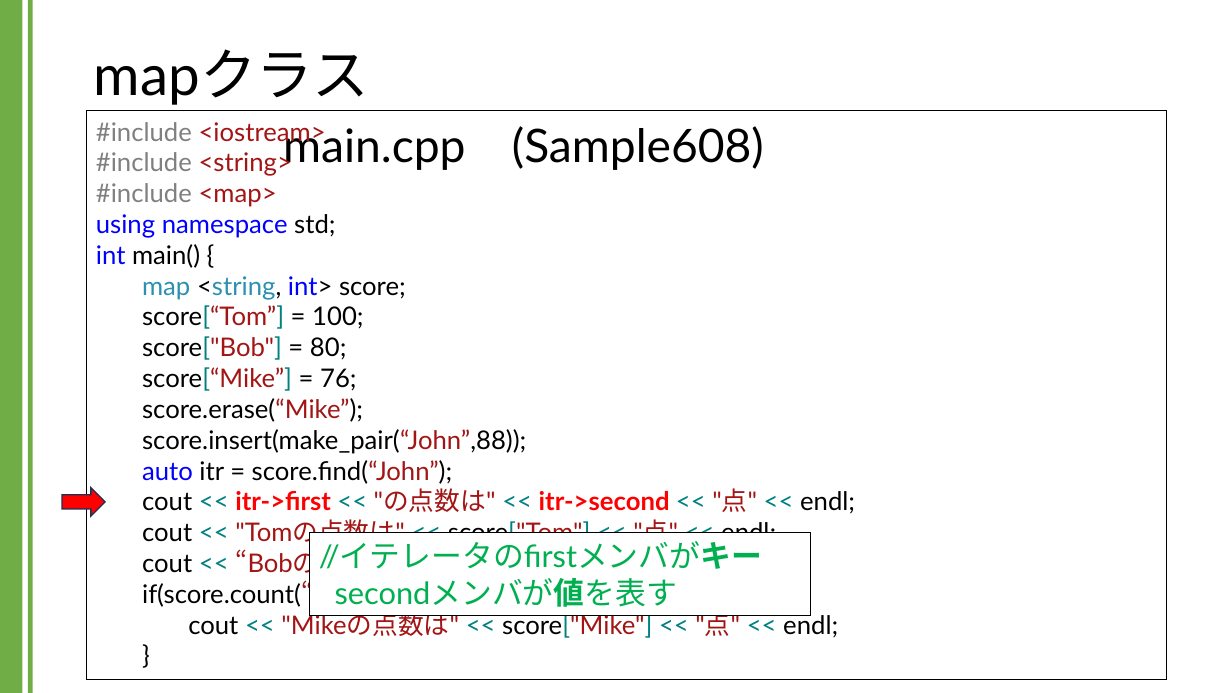
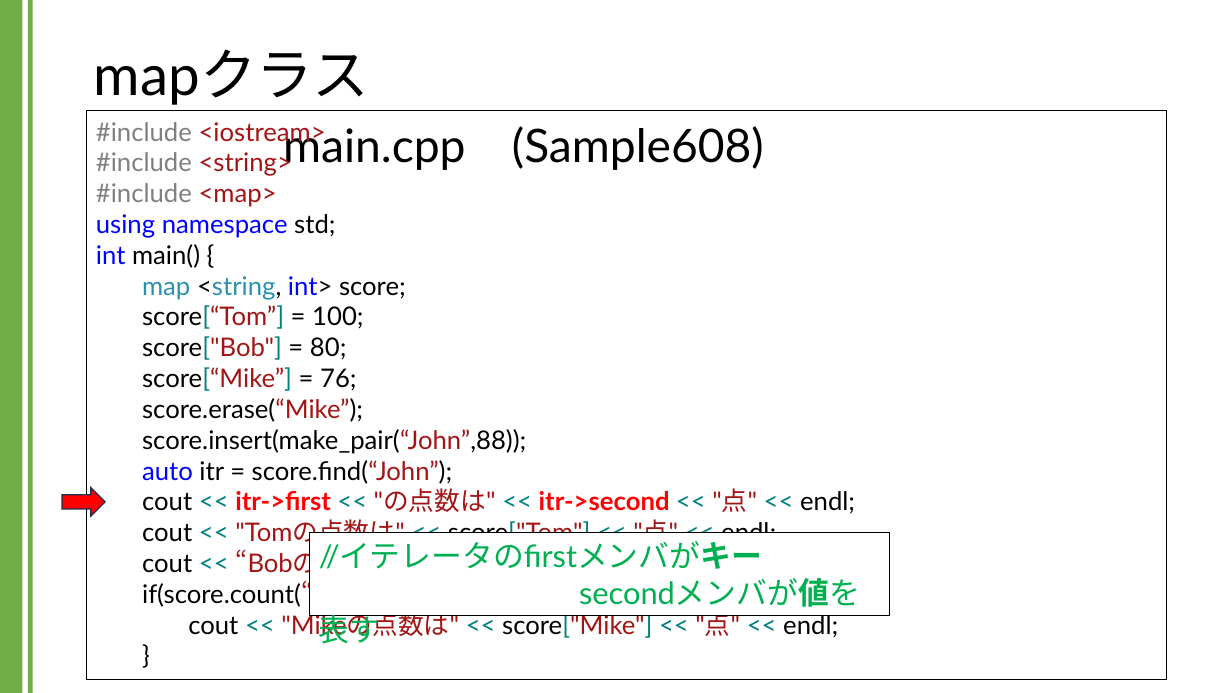
Before and after one commit to kic-murata/cpp2024, a slide deck: slide 9 of 授業資料/講義資料：Mapクラス.pptx. Drawn at 1232x693 pixels with LibreOffice and Linux fonts; fonts in the diff are those of the drawing. Boxes give left, top, right and bottom in pixels: in the first picture for what was removed or moved away, otherwise in the second. Text is boxed around its words. In the diff, an @@ line names an element or a change of style, - is before the commit and + after.

```diff
--- a/授業資料/講義資料：Mapクラス.pptx
+++ b/授業資料/講義資料：Mapクラス.pptx
@@ rectangle "//イテレータのfirstメンバがキー": place and size @@
-rectangle "//イテレータのfirstメンバがキー" at (310,532,811,616)
+rectangle "//イテレータのfirstメンバがキー" at (310,532,889,616)
```
Also in this commit, not shown: 1 other slide changed, 4 other files.
